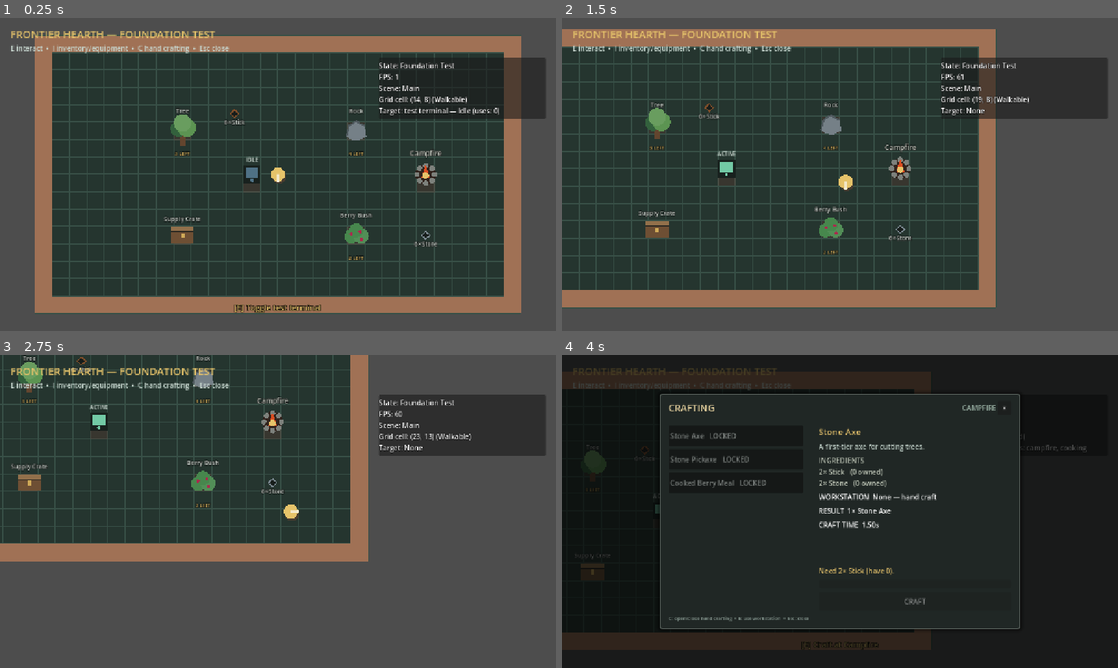
Above: before the commit, frames 1-4 (two rows, left to right).
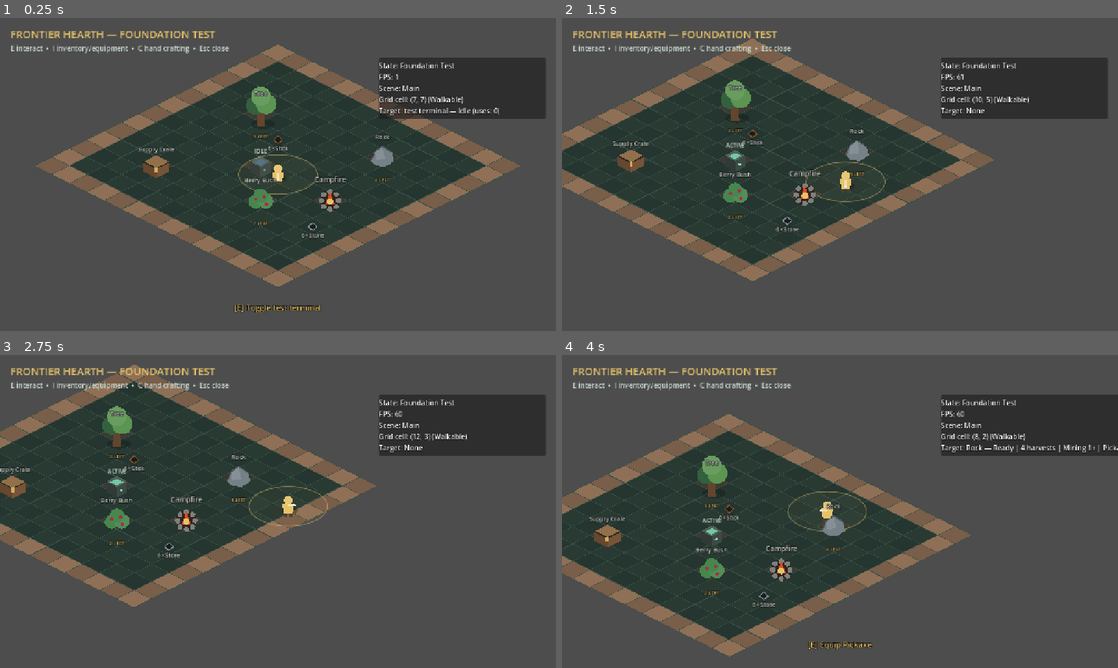
Above: after the commit, the same moments.

Repository: Chaunsy19/Top-Down-Project
Game: Godot game, scene res://scenes/main.tscn
Two runs of this game, one before a commit and one after it. Both use one fixed random seed, a clock stepped at 60 frames per second and the inputs below.
Inputs (mouse positions are in pixels of both pictures, inside the frame that each line leads up to):
- Up to frame 1 (0.25 s): no input
- Up to frame 2 (1.5 s): tap Enter at 0.5 s; move the mouse to (962, 158) at 0.52 s; hold D (move_right) 0.53-1.28 s; hold E (interact) 0.53-1.28 s; click (962, 158) at 0.67 s; move the mouse to (728, 190) at 1.27 s; hold S (move_down) from 1.28 s (still down); click (728, 190) at 1.35 s
- Up to frame 3 (2.75 s): tap E (interact) at 1.55 s; move the mouse to (333, 442) at 2.02 s; release S (move_down) at 2.03 s; hold D (move_right) from 2.03 s (still down); hold E (interact) from 2.03 s (still down); tap B (building) at 2.1 s
- Up to frame 4 (4 s): move the mouse to (812, 574) at 2.77 s; release D (move_right) at 2.78 s; release E (interact) at 2.78 s; hold W (move_up) 2.78-3.53 s; tap Mouse wheel up (camera_zoom_in) at 2.85 s; click (812, 574) at 2.92 s; tap E (interact) at 3.05, 3.8 s; move the mouse to (1006, 558) at 3.52 s; hold A (move_left) from 3.53 s (still down); hold Mouse wheel down (camera_zoom_out) from 3.53 s (still down)

The runs differ from the first frame. In frame 1, 51% of the frame differs, in the area x 6-94%, y 5-95%; in frame 2, 45%; in frame 3, 28%; in frame 4, 83%, in the area x 0-100%, y 0-100%.

Commit message:
Convert world to true isometric grid

Diff:
--- a/scenes/player/player.tscn
+++ b/scenes/player/player.tscn
@@ -13,7 +13,7 @@
 radius = 11.0
 
 [sub_resource type="CircleShape2D" id="CircleShape2D_interaction"]
-radius = 56.0
+radius = 82.0
 
 [node name="Player" type="CharacterBody2D"]
 unique_name_in_owner = true
@@ -48,7 +48,6 @@
 script = ExtResource("8_crafting")
 
 [node name="InteractionRange" type="Area2D" parent="."]
-z_index = -1
 collision_layer = 0
 collision_mask = 2
 monitorable = false
--- a/scenes/test/foundation_test.tscn
+++ b/scenes/test/foundation_test.tscn
@@ -14,66 +14,43 @@
 [ext_resource type="PackedScene" path="res://scenes/world/crafting_workstation.tscn" id="12_workstation"]
 [ext_resource type="Resource" path="res://data/workstations/campfire.tres" id="13_campfire"]
 
-[sub_resource type="RectangleShape2D" id="RectangleShape2D_horizontal"]
-size = Vector2(896, 32)
-
-[sub_resource type="RectangleShape2D" id="RectangleShape2D_vertical"]
-size = Vector2(32, 512)
-
 [node name="FoundationTest" type="Node2D"]
 position = Vector2(192, 104)
 groups = ["grid_world"]
+y_sort_enabled = true
 script = ExtResource("1_world")
 
-[node name="RoomWalls" type="StaticBody2D" parent="."]
-
-[node name="Top" type="CollisionShape2D" parent="RoomWalls"]
-position = Vector2(448, 16)
-shape = SubResource("RectangleShape2D_horizontal")
-
-[node name="Bottom" type="CollisionShape2D" parent="RoomWalls"]
-position = Vector2(448, 496)
-shape = SubResource("RectangleShape2D_horizontal")
-
-[node name="Left" type="CollisionShape2D" parent="RoomWalls"]
-position = Vector2(16, 256)
-shape = SubResource("RectangleShape2D_vertical")
-
-[node name="Right" type="CollisionShape2D" parent="RoomWalls"]
-position = Vector2(880, 256)
-shape = SubResource("RectangleShape2D_vertical")
-
 [node name="Player" parent="." instance=ExtResource("2_player")]
-position = Vector2(448, 256)
+position = Vector2(448, 248)
 
 [node name="TestTerminal" parent="." instance=ExtResource("3_terminal")]
-position = Vector2(400, 256)
+position = Vector2(416, 232)
 
 [node name="Tree" parent="." instance=ExtResource("4_resource")]
-position = Vector2(272, 176)
+position = Vector2(416, 136)
 definition = ExtResource("5_tree")
 
 [node name="Rock" parent="." instance=ExtResource("4_resource")]
-position = Vector2(592, 176)
+position = Vector2(640, 216)
 definition = ExtResource("6_rock")
 
 [node name="BerryBush" parent="." instance=ExtResource("4_resource")]
-position = Vector2(592, 368)
+position = Vector2(416, 296)
 definition = ExtResource("7_bush")
 
 [node name="SupplyCrate" parent="." instance=ExtResource("8_container")]
-position = Vector2(272, 368)
+position = Vector2(224, 232)
 
 [node name="LooseSticks" parent="." instance=ExtResource("9_drop")]
-position = Vector2(368, 144)
+position = Vector2(448, 184)
 starting_item_definition = ExtResource("10_stick")
 starting_quantity = 6
 
 [node name="LooseStones" parent="." instance=ExtResource("9_drop")]
-position = Vector2(720, 368)
+position = Vector2(512, 344)
 starting_item_definition = ExtResource("11_stone")
 starting_quantity = 6
 
 [node name="Campfire" parent="." instance=ExtResource("12_workstation")]
-position = Vector2(720, 256)
+position = Vector2(544, 296)
 definition = ExtResource("13_campfire")
--- a/scripts/interaction/player_interactor.gd
+++ b/scripts/interaction/player_interactor.gd
@@ -6,7 +6,7 @@
 signal target_changed(target: InteractableScript)
 signal interaction_attempted(target: InteractableScript, succeeded: bool)
 
-@export_range(1.0, 256.0, 1.0) var radius := 56.0
+@export_range(0.25, 5.0, 0.05) var radius := 1.6
 @export var prompt_label_path: NodePath
 
 var _current_target: InteractableScript
@@ -63,10 +63,14 @@
 
 
 func is_target_in_range(target: InteractableScript) -> bool:
-	return (
-		is_instance_valid(target)
-		and global_position.distance_to(target.get_interaction_point()) <= radius
-	)
+	if not is_instance_valid(target):
+		return false
+	var grid_world := get_tree().get_first_node_in_group("grid_world")
+	if grid_world != null:
+		var actor_grid_position: Vector2 = grid_world.world_to_grid_position(global_position)
+		var target_grid_position: Vector2 = grid_world.world_to_grid_position(target.get_interaction_point())
+		return actor_grid_position.distance_to(target_grid_position) <= radius
+	return global_position.distance_to(target.get_interaction_point()) <= radius * 32.0
 
 
 func set_current_target(target: InteractableScript) -> void:
@@ -86,5 +90,14 @@
 
 
 func _draw() -> void:
-	draw_circle(Vector2.ZERO, radius, Color(0.902, 0.765, 0.416, 0.035))
-	draw_arc(Vector2.ZERO, radius, 0.0, TAU, 64, Color(0.902, 0.765, 0.416, 0.42), 1.5, true)
+	var grid_world := get_tree().get_first_node_in_group("grid_world")
+	if grid_world == null:
+		draw_circle(Vector2.ZERO, radius * 32.0, Color(0.902, 0.765, 0.416, 0.035))
+		return
+	var points := PackedVector2Array()
+	for index in 64:
+		var angle := float(index) * TAU / 64.0
+		points.append(grid_world.grid_delta_to_local(Vector2.from_angle(angle) * radius))
+	draw_colored_polygon(points, Color(0.902, 0.765, 0.416, 0.035))
+	points.append(points[0])
+	draw_polyline(points, Color(0.902, 0.765, 0.416, 0.42), 1.5, true)
--- a/scripts/player/placeholder_player_visual.gd
+++ b/scripts/player/placeholder_player_visual.gd
@@ -15,7 +15,14 @@
 
 
 func _draw() -> void:
-	draw_circle(Vector2(2.0, 4.0), 13.0, BODY_SHADOW)
-	draw_circle(Vector2.ZERO, 13.0, BODY_COLOR)
-	draw_line(Vector2.ZERO, _last_facing * 13.0, FACING_COLOR, 3.0, true)
-	draw_circle(_last_facing * 13.0, 2.5, FACING_COLOR)
+	draw_set_transform(Vector2.ZERO, 0.0, Vector2(1.0, 0.45))
+	draw_circle(Vector2(3.0, 18.0), 14.0, Color(0.05, 0.07, 0.06, 0.35))
+	draw_set_transform(Vector2.ZERO)
+	draw_line(Vector2(-5.0, 11.0), Vector2(-5.0, 19.0), BODY_SHADOW, 5.0, true)
+	draw_line(Vector2(5.0, 11.0), Vector2(5.0, 19.0), BODY_SHADOW, 5.0, true)
+	draw_colored_polygon(PackedVector2Array([
+		Vector2(-11.0, -5.0), Vector2(11.0, -5.0), Vector2(8.0, 13.0), Vector2(-8.0, 13.0),
+	]), BODY_COLOR)
+	draw_circle(Vector2(0.0, -11.0), 8.0, BODY_COLOR.lightened(0.08))
+	draw_line(Vector2(0.0, -2.0), _last_facing * 11.0 + Vector2(0.0, -2.0), FACING_COLOR, 2.5, true)
+	draw_circle(_last_facing * 11.0 + Vector2(0.0, -2.0), 2.0, FACING_COLOR)
--- a/scripts/world/grid_world.gd
+++ b/scripts/world/grid_world.gd
@@ -1,13 +1,16 @@
 class_name GridWorld
 extends Node2D
 
-@export_range(8, 128, 1) var grid_size := 32
-@export var grid_dimensions := Vector2i(28, 16)
+@export var cell_size := Vector2(64.0, 32.0)
+@export var grid_dimensions := Vector2i(14, 14)
+@export var grid_origin := Vector2(448.0, 24.0)
 @export var show_blocked_cells := true
 
 const FLOOR_COLOR := Color("#25352f")
+const FLOOR_ALT_COLOR := Color("#293a33")
 const GRID_COLOR := Color("#385047")
-const WALL_COLOR := Color("#9b7859")
+const WALL_COLOR := Color("#8f7056")
+const WALL_ALT_COLOR := Color("#795e49")
 const BLOCKED_COLOR := Color(0.78, 0.25, 0.20, 0.12)
 
 var _blocked_cell_counts: Dictionary[Vector2i, int] = {}
@@ -16,16 +19,41 @@
 func _ready() -> void:
 	add_to_group("grid_world")
 	_register_boundary_cells()
+	_create_boundary_collision()
 	queue_redraw()
 
 
 func world_to_cell(world_position: Vector2) -> Vector2i:
-	var local_position := to_local(world_position)
-	return Vector2i(floori(local_position.x / grid_size), floori(local_position.y / grid_size))
+	var grid_position := world_to_grid_position(world_position)
+	return Vector2i(floori(grid_position.x + 0.5), floori(grid_position.y + 0.5))
 
 
 func cell_to_world(cell: Vector2i) -> Vector2:
-	return Vector2(cell * grid_size) + Vector2.ONE * (grid_size * 0.5)
+	return grid_position_to_local(Vector2(cell))
+
+
+func world_to_grid_position(world_position: Vector2) -> Vector2:
+	var local_position := to_local(world_position) - grid_origin
+	var half_width := cell_size.x * 0.5
+	var half_height := cell_size.y * 0.5
+	return Vector2(
+		(local_position.x / half_width + local_position.y / half_height) * 0.5,
+		(local_position.y / half_height - local_position.x / half_width) * 0.5
+	)
+
+
+func grid_position_to_local(grid_position: Vector2) -> Vector2:
+	return grid_origin + Vector2(
+		(grid_position.x - grid_position.y) * cell_size.x * 0.5,
+		(grid_position.x + grid_position.y) * cell_size.y * 0.5
+	)
+
+
+func grid_delta_to_local(grid_delta: Vector2) -> Vector2:
+	return Vector2(
+		(grid_delta.x - grid_delta.y) * cell_size.x * 0.5,
+		(grid_delta.x + grid_delta.y) * cell_size.y * 0.5
+	)
 
 
 func is_cell_in_bounds(cell: Vector2i) -> bool:
@@ -65,25 +93,57 @@
 		set_cell_blocked(Vector2i(grid_dimensions.x - 1, y), true)
 
 
+func _create_boundary_collision() -> void:
+	if grid_dimensions.x < 3 or grid_dimensions.y < 3:
+		return
+	var collision_body := StaticBody2D.new()
+	collision_body.name = "IsometricBoundary"
+	add_child(collision_body)
+	var minimum_cell := Vector2i(1, 1)
+	var maximum_cell := grid_dimensions - Vector2i(2, 2)
+	var points := PackedVector2Array([
+		cell_to_world(minimum_cell) + Vector2(0.0, -cell_size.y * 0.5),
+		cell_to_world(Vector2i(maximum_cell.x, minimum_cell.y)) + Vector2(cell_size.x * 0.5, 0.0),
+		cell_to_world(maximum_cell) + Vector2(0.0, cell_size.y * 0.5),
+		cell_to_world(Vector2i(minimum_cell.x, maximum_cell.y)) + Vector2(-cell_size.x * 0.5, 0.0),
+	])
+	for index in points.size():
+		var shape := SegmentShape2D.new()
+		shape.a = points[index]
+		shape.b = points[(index + 1) % points.size()]
+		var collision_shape := CollisionShape2D.new()
+		collision_shape.shape = shape
+		collision_body.add_child(collision_shape)
+
+
 func _draw() -> void:
-	var room_size := Vector2(grid_dimensions * grid_size)
-	var room_rect := Rect2(Vector2.ZERO, room_size)
-	draw_rect(room_rect, FLOOR_COLOR)
-
-	for x in range(grid_dimensions.x + 1):
-		var x_position := float(x * grid_size)
-		draw_line(Vector2(x_position, 0.0), Vector2(x_position, room_size.y), GRID_COLOR)
-
-	for y in range(grid_dimensions.y + 1):
-		var y_position := float(y * grid_size)
-		draw_line(Vector2(0.0, y_position), Vector2(room_size.x, y_position), GRID_COLOR)
-
-	var wall_thickness := float(grid_size)
-	draw_rect(Rect2(0.0, 0.0, room_size.x, wall_thickness), WALL_COLOR)
-	draw_rect(Rect2(0.0, room_size.y - wall_thickness, room_size.x, wall_thickness), WALL_COLOR)
-	draw_rect(Rect2(0.0, 0.0, wall_thickness, room_size.y), WALL_COLOR)
-	draw_rect(Rect2(room_size.x - wall_thickness, 0.0, wall_thickness, room_size.y), WALL_COLOR)
-
+	for diagonal in range(grid_dimensions.x + grid_dimensions.y - 1):
+		for x in grid_dimensions.x:
+			var y := diagonal - x
+			if y < 0 or y >= grid_dimensions.y:
+				continue
+			var cell := Vector2i(x, y)
+			var boundary := x == 0 or y == 0 or x == grid_dimensions.x - 1 or y == grid_dimensions.y - 1
+			var fill_color := WALL_COLOR if boundary else FLOOR_COLOR
+			if (x + y) % 2 == 1:
+				fill_color = WALL_ALT_COLOR if boundary else FLOOR_ALT_COLOR
+			var polygon := get_cell_polygon(cell)
+			draw_colored_polygon(polygon, fill_color)
+			draw_polyline(PackedVector2Array([polygon[0], polygon[1], polygon[2], polygon[3], polygon[0]]), GRID_COLOR, 1.0)
 	if show_blocked_cells:
 		for cell in _blocked_cell_counts:
-			draw_rect(Rect2(Vector2(cell * grid_size), Vector2.ONE * grid_size), BLOCKED_COLOR)
+			if cell.x == 0 or cell.y == 0 or cell.x == grid_dimensions.x - 1 or cell.y == grid_dimensions.y - 1:
+				continue
+			draw_colored_polygon(get_cell_polygon(cell), BLOCKED_COLOR)
+
+
+func get_cell_polygon(cell: Vector2i) -> PackedVector2Array:
+	var center := cell_to_world(cell)
+	var half_width := cell_size.x * 0.5
+	var half_height := cell_size.y * 0.5
+	return PackedVector2Array([
+		center + Vector2(0.0, -half_height),
+		center + Vector2(half_width, 0.0),
+		center + Vector2(0.0, half_height),
+		center + Vector2(-half_width, 0.0),
+	])
--- a/scripts/world/inventory_container.gd
+++ b/scripts/world/inventory_container.gd
@@ -37,7 +37,14 @@
 
 
 func _draw() -> void:
-	draw_rect(Rect2(-21.0, -15.0, 42.0, 30.0), Color("#6e4f34"))
-	draw_rect(Rect2(-21.0, -15.0, 42.0, 8.0), Color("#92704b"))
-	draw_line(Vector2(-21.0, -6.0), Vector2(21.0, -6.0), Color("#2d2922"), 2.0)
-	draw_rect(Rect2(-3.0, -4.0, 6.0, 9.0), Color("#d0aa58"))
+	draw_colored_polygon(PackedVector2Array([
+		Vector2(-24.0, -7.0), Vector2(0.0, -19.0), Vector2(24.0, -7.0), Vector2(0.0, 5.0),
+	]), Color("#92704b"))
+	draw_colored_polygon(PackedVector2Array([
+		Vector2(-24.0, -7.0), Vector2(0.0, 5.0), Vector2(0.0, 23.0), Vector2(-24.0, 11.0),
+	]), Color("#66472f"))
+	draw_colored_polygon(PackedVector2Array([
+		Vector2(0.0, 5.0), Vector2(24.0, -7.0), Vector2(24.0, 11.0), Vector2(0.0, 23.0),
+	]), Color("#765438"))
+	draw_polyline(PackedVector2Array([Vector2(-24, -7), Vector2(0, 5), Vector2(24, -7)]), Color("#2d2922"), 2.0)
+	draw_rect(Rect2(-3.0, 3.0, 6.0, 9.0), Color("#d0aa58"))
--- a/scripts/world/resource_node.gd
+++ b/scripts/world/resource_node.gd
@@ -272,19 +272,23 @@
 		return
 	var depleted_color: Color = definition.depleted_color
 	if is_depleted():
-		draw_rect(Rect2(-10.0, -5.0, 20.0, 10.0), depleted_color)
+		draw_colored_polygon(PackedVector2Array([Vector2(0, -6), Vector2(14, 0), Vector2(0, 6), Vector2(-14, 0)]), depleted_color)
 	elif definition.visual_kind == "tree":
-		draw_rect(Rect2(-5.0, 2.0, 10.0, 24.0), definition.depleted_color)
-		draw_circle(Vector2(-7.0, -4.0), 15.0, definition.secondary_color)
-		draw_circle(Vector2(8.0, -6.0), 17.0, definition.primary_color)
-		draw_circle(Vector2(0.0, -15.0), 16.0, definition.primary_color.lightened(0.08))
+		draw_set_transform(Vector2.ZERO, 0.0, Vector2(1.0, 0.4))
+		draw_circle(Vector2(4.0, 48.0), 22.0, Color(0.04, 0.07, 0.05, 0.3))
+		draw_set_transform(Vector2.ZERO)
+		draw_colored_polygon(PackedVector2Array([Vector2(-6, -7), Vector2(6, -7), Vector2(8, 25), Vector2(-8, 25)]), definition.depleted_color)
+		draw_circle(Vector2(-10.0, -15.0), 17.0, definition.secondary_color)
+		draw_circle(Vector2(10.0, -18.0), 19.0, definition.primary_color)
+		draw_circle(Vector2(0.0, -32.0), 18.0, definition.primary_color.lightened(0.08))
 	elif definition.visual_kind == "rock":
 		var rock_points := PackedVector2Array([
-			Vector2(-18.0, 10.0), Vector2(-13.0, -10.0), Vector2(0.0, -18.0),
-			Vector2(16.0, -9.0), Vector2(19.0, 10.0), Vector2(5.0, 17.0), Vector2(-9.0, 16.0),
+			Vector2(-21.0, 8.0), Vector2(-13.0, -10.0), Vector2(0.0, -20.0),
+			Vector2(18.0, -8.0), Vector2(22.0, 8.0), Vector2(5.0, 18.0), Vector2(-11.0, 16.0),
 		])
 		draw_colored_polygon(rock_points, definition.primary_color)
-		draw_polyline(PackedVector2Array([rock_points[0], rock_points[1], rock_points[2], rock_points[3]]), definition.secondary_color, 3.0)
+		draw_colored_polygon(PackedVector2Array([Vector2(-13, -10), Vector2(0, -20), Vector2(5, 3), Vector2(-12, 6)]), definition.primary_color.lightened(0.12))
+		draw_polyline(PackedVector2Array([rock_points[0], rock_points[1], rock_points[2], rock_points[3]]), definition.secondary_color, 2.0)
 	else:
 		draw_circle(Vector2(-9.0, 2.0), 13.0, definition.primary_color)
 		draw_circle(Vector2(9.0, 1.0), 14.0, definition.primary_color.lightened(0.06))
--- a/scripts/world/test_terminal.gd
+++ b/scripts/world/test_terminal.gd
@@ -31,6 +31,8 @@
 
 func _draw() -> void:
 	var color := ACTIVE_COLOR if is_active else INACTIVE_COLOR
-	draw_rect(Rect2(-16.0, -16.0, 32.0, 32.0), Color("#18211e"))
-	draw_rect(Rect2(-12.0, -12.0, 24.0, 18.0), color)
-	draw_circle(Vector2(0.0, 11.0), 3.0, color)
+	draw_colored_polygon(PackedVector2Array([Vector2(-19, -8), Vector2(0, -18), Vector2(19, -8), Vector2(0, 2)]), Color("#53615c"))
+	draw_colored_polygon(PackedVector2Array([Vector2(-19, -8), Vector2(0, 2), Vector2(0, 22), Vector2(-19, 12)]), Color("#303b37"))
+	draw_colored_polygon(PackedVector2Array([Vector2(0, 2), Vector2(19, -8), Vector2(19, 12), Vector2(0, 22)]), Color("#3d4a46"))
+	draw_colored_polygon(PackedVector2Array([Vector2(-12, -7), Vector2(0, -13), Vector2(12, -7), Vector2(0, -1)]), color)
+	draw_circle(Vector2(8.0, 8.0), 2.5, color.lightened(0.2))
--- /dev/null
+++ b/tests/isometric_grid_test.gd
@@ -0,0 +1,64 @@
+extends SceneTree
+
+var _failures: Array[String] = []
+
+
+func _initialize() -> void:
+	call_deferred("run_tests")
+
+
+func run_tests() -> void:
+	var world := (load("res://scenes/test/foundation_test.tscn") as PackedScene).instantiate()
+	root.add_child(world)
+	await physics_frame
+	await physics_frame
+
+	if world.cell_size != Vector2(64.0, 32.0) or world.grid_dimensions != Vector2i(14, 14):
+		_failures.append("Foundation world does not use the expected 2:1 isometric grid.")
+	for cell in [Vector2i(0, 0), Vector2i(1, 12), Vector2i(7, 7), Vector2i(12, 1), Vector2i(13, 13)]:
+		var world_position: Vector2 = world.to_global(world.cell_to_world(cell))
+		if world.world_to_cell(world_position) != cell:
+			_failures.append("Isometric cell %s did not round-trip." % cell)
+	for grid_position in [Vector2(1.25, 2.75), Vector2(6.5, 7.5), Vector2(11.8, 3.2)]:
+		var projected_world_position: Vector2 = world.to_global(world.grid_position_to_local(grid_position))
+		if not world.world_to_grid_position(projected_world_position).is_equal_approx(grid_position):
+			_failures.append("Continuous isometric position %s did not round-trip." % grid_position)
+
+	var polygon: PackedVector2Array = world.get_cell_polygon(Vector2i(7, 7))
+	if polygon.size() != 4 or not (polygon[1] - polygon[3]).is_equal_approx(Vector2(64.0, 0.0)) or not (polygon[2] - polygon[0]).is_equal_approx(Vector2(0.0, 32.0)):
+		_failures.append("Grid cells are not rendered as 64×32 diamonds.")
+	var boundary := world.get_node_or_null("IsometricBoundary")
+	if boundary == null or boundary.get_child_count() != 4:
+		_failures.append("Generated isometric room boundary is incomplete.")
+	if not world.y_sort_enabled:
+		_failures.append("World Y-sorting is not enabled.")
+
+	var expected_cells := {
+		"Player": Vector2i(7, 7),
+		"TestTerminal": Vector2i(6, 7),
+		"Tree": Vector2i(3, 4),
+		"Rock": Vector2i(9, 3),
+		"BerryBush": Vector2i(8, 9),
+		"SupplyCrate": Vector2i(3, 10),
+		"LooseSticks": Vector2i(5, 5),
+		"LooseStones": Vector2i(11, 9),
+		"Campfire": Vector2i(10, 7),
+	}
+	for node_name in expected_cells:
+		var world_node := world.get_node_or_null(node_name) as Node2D
+		if world_node == null or world.world_to_cell(world_node.global_position) != expected_cells[node_name]:
+			_failures.append("%s is not anchored to its intended logical isometric cell." % node_name)
+
+	world.queue_free()
+	await process_frame
+	finish()
+
+
+func finish() -> void:
+	if _failures.is_empty():
+		print("ISOMETRIC GRID TEST PASSED: projection, diamonds, placement, sorting, and boundaries are valid.")
+		quit(0)
+	else:
+		for failure in _failures:
+			push_error(failure)
+		quit(1)
--- a/tests/milestone_1_test.gd
+++ b/tests/milestone_1_test.gd
@@ -1,6 +1,6 @@
 extends SceneTree
 
-const START_POSITION := Vector2(448.0, 256.0)
+const START_POSITION := Vector2(448.0, 248.0)
 const MOVEMENT_FRAMES := 30
 const COLLISION_FRAMES := 90
 
@@ -66,13 +66,15 @@
 
 func test_wall_collision(player: CharacterBody2D) -> void:
 	reset_player(player)
-	player.position = Vector2(820.0, START_POSITION.y)
+	player.position = Vector2(590.0, 136.0)
 	Input.action_press("move_right")
 	await wait_physics_frames(COLLISION_FRAMES)
 	Input.action_release("move_right")
 
-	if player.position.x > 854.5:
-		_failures.append("Player passed through the right wall collision.")
+	var world := player.get_parent()
+	var final_cell: Vector2i = world.world_to_cell(player.global_position)
+	if final_cell.x <= 0 or final_cell.y <= 0 or final_cell.x >= world.grid_dimensions.x - 1 or final_cell.y >= world.grid_dimensions.y - 1:
+		_failures.append("Player passed through the isometric room boundary.")
 
 
 func reset_player(player: CharacterBody2D) -> void:
--- a/tests/milestone_2_test.gd
+++ b/tests/milestone_2_test.gd
@@ -38,6 +38,7 @@
 		_failures.append("Player was not discoverable through its runtime group.")
 
 	test_coordinate_conversion(world)
+	test_isometric_projection(world)
 	test_walkability(world)
 	test_interaction_reach_symmetry(player, terminal, interactor)
 	test_interaction(player, terminal, interactor)
@@ -54,12 +55,24 @@
 		_failures.append("Grid world/cell coordinate conversion did not round-trip.")
 
 
+func test_isometric_projection(world: GridWorldScript) -> void:
+	var origin := world.cell_to_world(Vector2i.ZERO)
+	var x_step := world.cell_to_world(Vector2i.RIGHT) - origin
+	var y_step := world.cell_to_world(Vector2i.DOWN) - origin
+	if not x_step.is_equal_approx(Vector2(32.0, 16.0)):
+		_failures.append("Isometric X axis does not project to the expected down-right diamond edge.")
+	if not y_step.is_equal_approx(Vector2(-32.0, 16.0)):
+		_failures.append("Isometric Y axis does not project to the expected down-left diamond edge.")
+	if not world.y_sort_enabled:
+		_failures.append("Isometric world does not have Y-sorting enabled.")
+
+
 func test_walkability(world: GridWorldScript) -> void:
 	if world.is_cell_walkable(Vector2i(0, 0)):
 		_failures.append("Boundary cell should be blocked.")
 	if not world.is_cell_walkable(Vector2i(5, 5)):
 		_failures.append("Open interior cell should be walkable.")
-	if world.is_cell_walkable(Vector2i(12, 8)):
+	if world.is_cell_walkable(Vector2i(6, 7)):
 		_failures.append("The test terminal's occupied cell should be blocked.")
 	if world.is_cell_walkable(Vector2i(-1, 4)):
 		_failures.append("Out-of-bounds cells should not be walkable.")
@@ -89,17 +102,18 @@
 	terminal: InteractableScript,
 	interactor: PlayerInteractorScript
 ) -> void:
+	var world := player.get_parent() as GridWorldScript
 	var directions := [Vector2.LEFT, Vector2.RIGHT, Vector2.UP, Vector2.DOWN]
 	for direction in directions:
-		player.global_position = terminal.global_position + direction * 52.0
+		player.global_position = terminal.global_position + world.grid_delta_to_local(direction * 1.5)
 		if not interactor.is_target_in_range(terminal):
-			_failures.append("Terminal was unreachable from direction %s at equal distance." % direction)
+			_failures.append("Terminal was unreachable from logical grid direction %s at equal distance." % direction)
 
-	player.global_position = terminal.global_position + Vector2.RIGHT * 60.0
+	player.global_position = terminal.global_position + world.grid_delta_to_local(Vector2.RIGHT * 1.75)
 	if interactor.is_target_in_range(terminal):
 		_failures.append("Terminal remained reachable beyond the configured interaction radius.")
 
-	player.position = Vector2(448.0, 256.0)
+	player.position = Vector2(448.0, 248.0)
 	player.velocity = Vector2.ZERO
 
 
Not shown: 1 places in scenes/test/foundation_test.tscn that only renumber resources
Not shown, added: tests/isometric_grid_test.gd.uid
Not shown, changed: CHANGELOG.md
Not shown, changed: README.md
